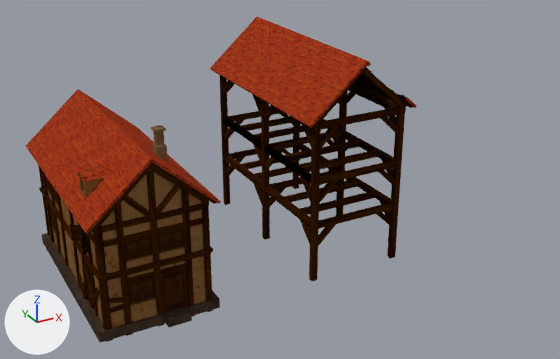
The Blender file village/village.blend, before and after one commit.
Both versions are drawn from a camera (50 mm lens) standing at (-1.82, -6.42, 3.79) and looking at (1.65, -0.1, 0.63). Every picture has the same lights, and +X, +Y and +Z are marked at lower left.

The first picture shows 'door.001', 'dormer1', 'house1-base', 'house1-wall', 'pillar1', 'pillar2', 'prop', 'roof1', 'roof2', 'window.002', 'window.003', 'window.005'.
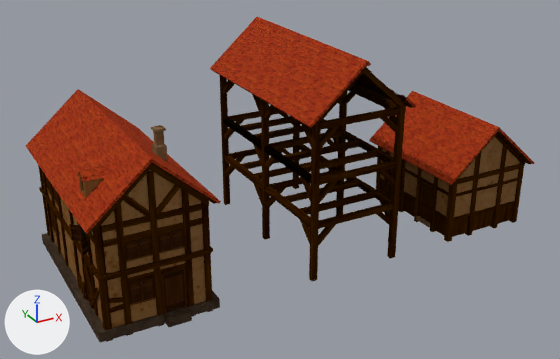
What differs and where, as boxes (x1, y1, x2, y2) in the pictures (560 x 359 px):
'roof3', added: after (369, 91, 534, 185)
'house3-wall', added: after (379, 136, 520, 237)
'pillar3.001', added: after (376, 134, 525, 242)
'door3.001', added: after (417, 180, 433, 223)
'house3-base', added: after (416, 216, 430, 227)

The change, as a list of edits to the scene's bpy script:
```text
Add me_cube_012:
    me_cube_012.from_pydata(...)  # 8 vertices, 5 faces; spans x -0.479..-0.265, y -0.696..-0.473, z -0.015..0.023
    me_cube_012.materials.append(mat_house1)
Add me_plane_003:
    me_plane_003.from_pydata(...)  # 28 vertices, 13 faces; spans x 0.0..0.115, y 0.314..0.741, z -0.016..0.009
    me_plane_003.materials.append(mat_house1)
Add me_cube_011:
    me_cube_011.from_pydata(...)  # 248 vertices, 119 faces; spans x -0.489..0.489, y -0.994..0.309, z -0.055..1.103
    me_cube_011.materials.append(mat_house1)
Add me_cube_010:
    me_cube_010.from_pydata(...)  # 32 vertices, 21 faces; spans x -0.469..0.472, y -0.975..0.29, z -0.022..1.039
    me_cube_010.polygons.foreach_set('use_smooth', [True] * 21)
    me_cube_010.materials.append(mat_house1)
Add me_cube_009:
    me_cube_009.from_pydata(...)  # 24 vertices, 20 faces; spans x -0.573..0.573, y -1.045..0.36, z 0.628..1.146
    me_cube_009.materials.append(mat_house1)
Add ob_house3_base:
    ob_house3_base = bpy.data.objects.new('house3-base', me_cube_012)
    ob_house3_base.location = (3.623, 0.0, 0.0)
Add ob_door3_001:
    ob_door3_001 = bpy.data.objects.new('door3.001', me_plane_003)
    ob_door3_001.location = (3.17, -0.584, -0.293)
    ob_door3_001.rotation_euler = (1.571, 0.0, -1.571)  # degrees (90, 0, -90)
    _m = ob_door3_001.modifiers.new('Mirror', 'MIRROR')
Add ob_pillar3_001:
    ob_pillar3_001 = bpy.data.objects.new('pillar3.001', me_cube_011)
    ob_pillar3_001.location = (3.641, 0.0, 0.0)
Add ob_house3_wall:
    ob_house3_wall = bpy.data.objects.new('house3-wall', me_cube_010)
    ob_house3_wall.location = (3.641, 0.0, 0.0)
Add ob_roof3:
    ob_roof3 = bpy.data.objects.new('roof3', me_cube_009)
    ob_roof3.location = (3.641, 0.0, 0.0)
```
